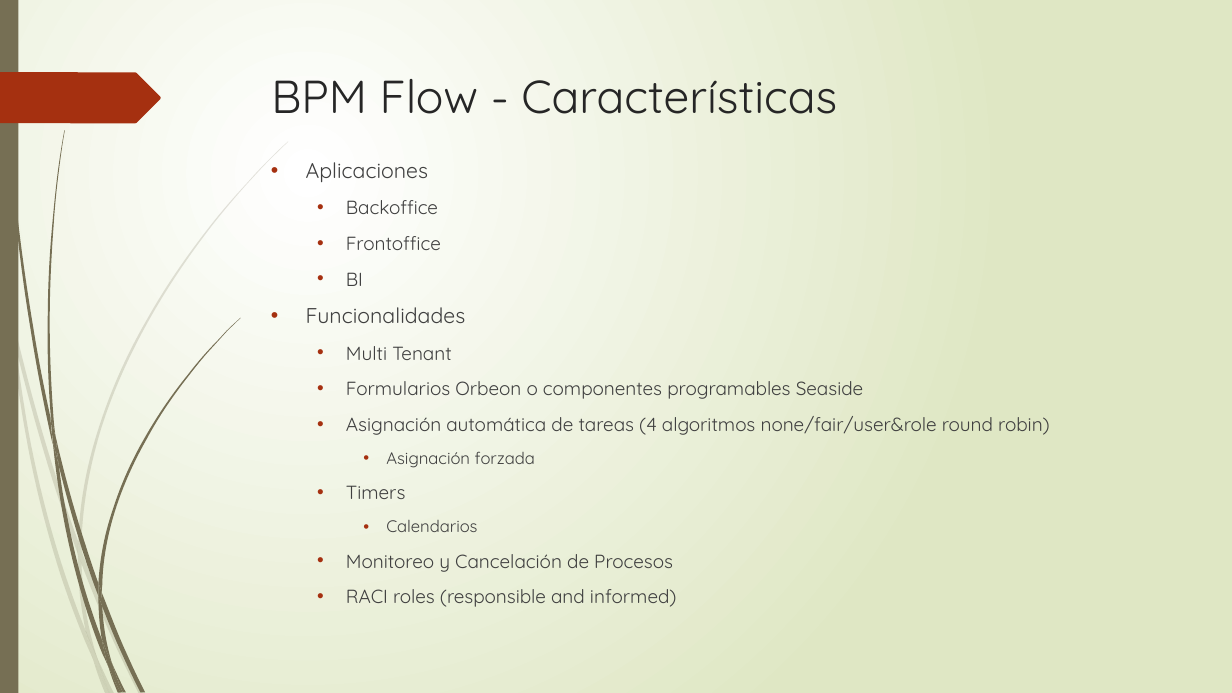
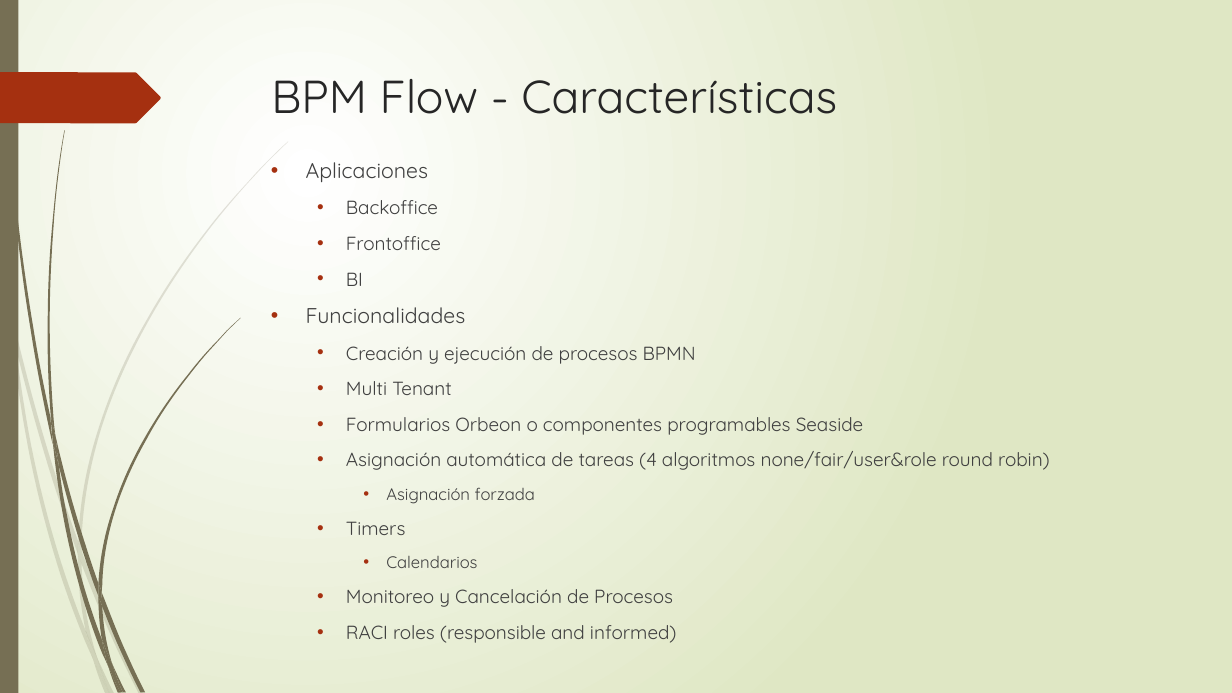
Before and after one commit to brunobuzzi/BpmFlow, a slide deck: slide 9 of documents/spanish/Proyecto BPM Flow.pptx. Drawn at 1232x693 pixels with LibreOffice and Linux fonts; fonts in the diff are those of the drawing. Boxes give left, top, right and bottom in pixels: in the first picture for what was removed or moved away, otherwise in the second. Text is boxed around its words. In the diff, an @@ line names an element or a change of style, - is before the commit and + after.

```diff
--- a/documents/spanish/Proyecto BPM Flow.pptx
+++ b/documents/spanish/Proyecto BPM Flow.pptx
@@ text at <box>346,346,696,364</box>: paragraph added @@
+  • Creación y ejecución de procesos BPMN
```
Also in this commit, not shown: 5 other slides changed.
